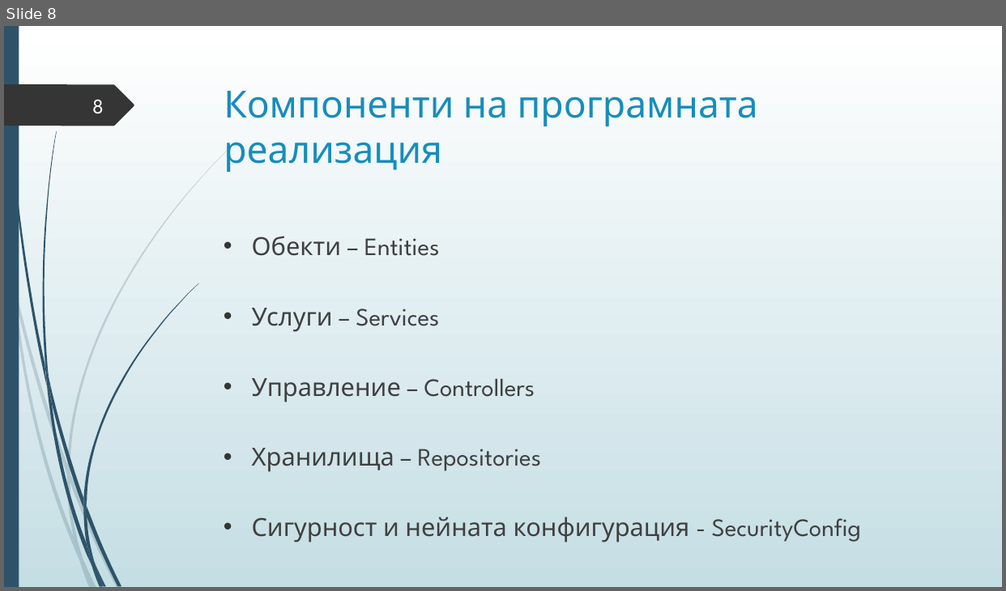
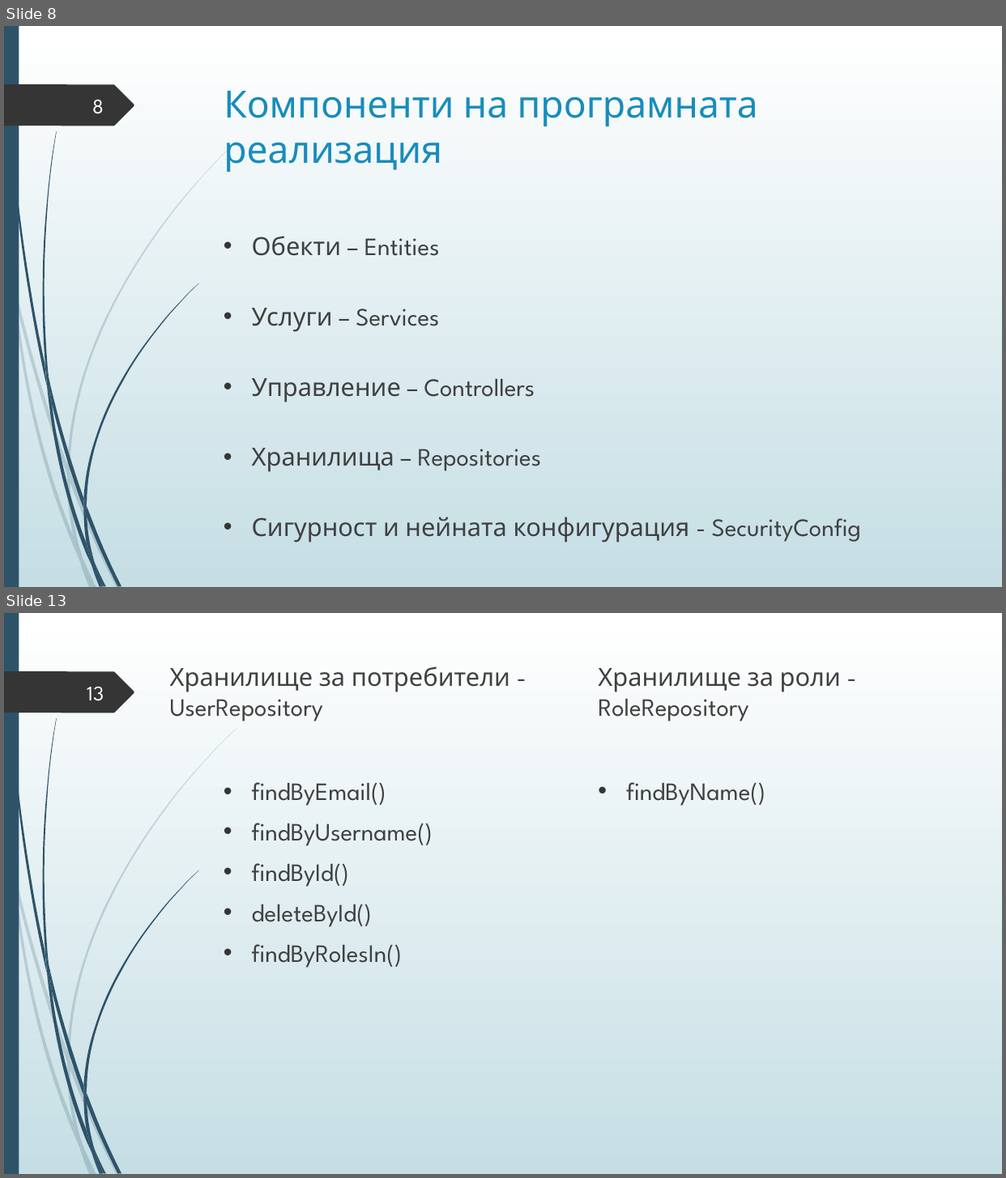
Before and after one commit to Izabel96/PlayingFieldReservations, a slide deck: Дипломна защита.pptx. Shown one above the other, each under a label of ours: slide 8 before the commit, slides 8 and 13 after it; the slides between them are not shown. The pictures are 1006x591 and 1006x1178 pixels, drawn with LibreOffice and Linux fonts; fonts in the diff are those of the drawing. Boxes give left, top, right and bottom in pixels: in the first picture for what was removed or moved away, otherwise in the second. Text is boxed around its words. In the diff, an @@ line names an element or a change of style, - is before the commit and + after.

```diff
--- a/Дипломна защита.pptx
+++ b/Дипломна защита.pptx
@@ slide 13 added at box(4, 613, 1002, 1174), background gradient #FFFFFF to #C5DEE5; not listed: 24 template elements that a slide beside it also shows @@
@@ text added at box(170, 666, 510, 722), 24 pt, text #404040 @@
+Хранилище за потребители - UserRepository
@@ text added at box(598, 668, 841, 722), 24 pt, text #404040 @@
+Хранилище за роли - RoleRepository
@@ page number added at box(87, 687, 104, 701), 20 pt, text #FEFFFF @@
+13
@@ text added at box(252, 782, 432, 968), 24 pt, text #404040 @@
+• findByEmail()
+• findByUsername()
+• findById()
+• deleteById()
+• findByRolesIn()
@@ text added at box(626, 782, 765, 806), 24 pt, text #404040 @@
+• findByName()
```
Also in this commit, not shown: 22 other slides added.
